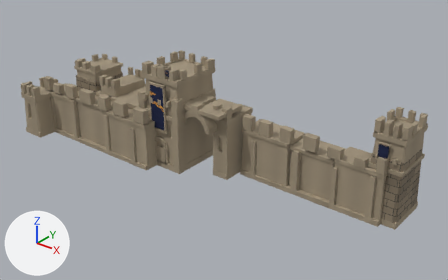
A saved change to the Blender file art-source/valoria/production/bastion-family-v1/BastionFamilyV1.blend.
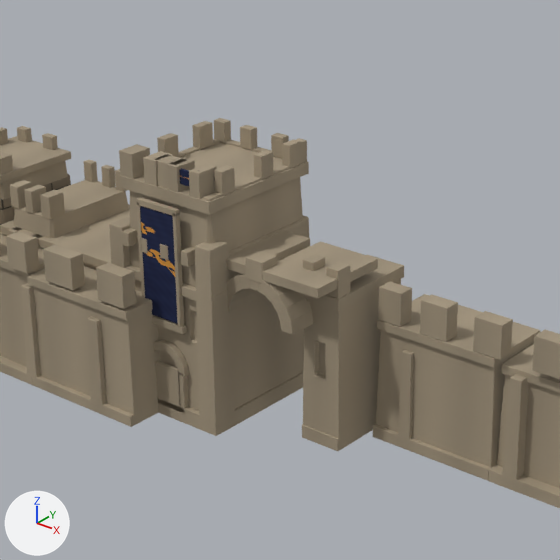
Each version appears first whole from a 50 mm camera at (32.2, -22.0, 33.0) aimed at (7.1, 9.4, 13.5), and next in a close-up on the part from 21% to 70% of the width and 2% to 79% of the height. Lighting does not change. The marker at lower left points along +X, +Y and +Z. The older version's two pictures come first.

Objects in the first close-up: 'BastionCurtainEast', 'BastionCurtainWest', 'BastionFarWestBlock', 'BastionGateLintel', 'BastionKeep', 'BastionLeftWing', 'BastionRightGatePillar'.
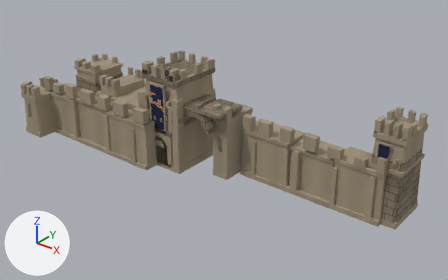
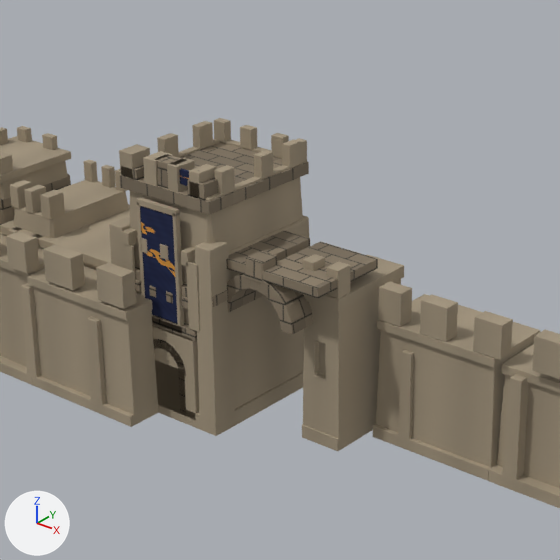
Location of each change, [x1, y1, x2, y2] in pixels of the close-ups (560 x 560 px; the box of a moved part takes in the faces that stretch with it):
part 1 of me_bastionkeep_deepfoundation_authored, moved or reshaped (not visible afterwards)
    before: [155, 361, 181, 412]
part 2 of me_bastionkeep_deepfoundation_authored, added
    after: [135, 279, 141, 292]
part 3 of me_bastionkeep_deepfoundation_authored, added
    after: [149, 286, 156, 298]
part 4 of me_bastionkeep_deepfoundation_authored, added
    after: [166, 291, 173, 303]
part 5 of me_bastionkeep_deepfoundation_authored, added
    after: [182, 296, 188, 309]
part 6 of me_bastionkeep_deepfoundation_authored, added
    after: [121, 165, 144, 180]
part 7 of me_bastionkeep_deepfoundation_authored, added (brown)
    after: [187, 178, 218, 200]
part 8 of me_bastionkeep_deepfoundation_authored, added
    after: [122, 245, 136, 293]
part 9 of me_bastionkeep_deepfoundation_authored, added (brown)
    after: [186, 262, 200, 332]
part 10 of me_bastionkeep_deepfoundation_authored, moved or reshaped
    before: [171, 348, 189, 413]
    after: [152, 316, 197, 415]
part 11 of me_bastionkeep_deepfoundation_authored, recoloured
    before: [153, 340, 180, 359]
    after: [160, 339, 186, 376]
part 12 of me_bastionkeep_deepfoundation_authored, recoloured (brown)
    after: [152, 325, 199, 420]
part 13 of me_bastionkeep_deepfoundation_authored, recoloured
    before: [119, 142, 309, 352]
    after: [119, 142, 309, 368]
part 14 of me_bastiongatelintel_voussoir0_authored, recoloured (darker)
    both: [227, 274, 313, 334]
part 15 of me_bastiongatelintel_voussoir0_authored, recoloured (darker)
    both: [226, 231, 378, 298]

What changed in the scene script:
```text
Change me_bastionkeep_deepfoundation_authored:
    remove me_bastionkeep_deepfoundation_authored.from_pydata(...)  # 2968 vertices, 5744 faces; spans x -3.88..0.02, y -1.73..2.97, z 0.0..7.6
    add me_bastionkeep_deepfoundation_authored.from_pydata(...)  # 3696 vertices, 7148 faces; spans x -3.88..0.02, y -1.73..2.97, z 0.0..7.6
    me_bastionkeep_deepfoundation_authored part 1: the loose piece of 56 vertices spanning x -2.52..-1.32, y -1.73..-1.63, z 0.32..1.64 is scaled about its middle by (0.194, 3.46, 0.221), then moved by (-1.54, 0.12, 2.85), in mat_eldoria_bastion_hero_masonry
    me_bastionkeep_deepfoundation_authored part 2: the loose piece of 56 vertices spanning x -2.66..-2.54, y -1.73..-1.57, z 3.02..6.4 is copied, and the copy is scaled about its middle by (2.08, 2.19, 0.0862), then moved by (-0.26, 0.09, -0.88), in mat_eldoria_bastion_hero_masonry; it spans x -2.98..-2.74, y -1.73..-1.39, z 3.68..3.98
    me_bastionkeep_deepfoundation_authored part 3: the loose piece of 56 vertices spanning x -2.66..-2.54, y -1.73..-1.57, z 3.02..6.4 is copied, and the copy is scaled about its middle by (2.08, 2.19, 0.0862), then moved by (0.38, 0.09, -0.88), in mat_eldoria_bastion_hero_masonry; it spans x -2.34..-2.1, y -1.73..-1.39, z 3.68..3.98
    me_bastionkeep_deepfoundation_authored part 4: the loose piece of 56 vertices spanning x -1.3..-1.18, y -1.73..-1.57, z 3.02..6.4 is copied, and the copy is scaled about its middle by (2.08, 2.19, 0.0862), then moved by (-0.34, 0.09, -0.88), in mat_eldoria_bastion_hero_masonry; it spans x -1.7..-1.46, y -1.73..-1.39, z 3.68..3.98
    me_bastionkeep_deepfoundation_authored part 5: the loose piece of 56 vertices spanning x -1.3..-1.18, y -1.73..-1.57, z 3.02..6.4 is copied, and the copy is scaled about its middle by (2.08, 2.19, 0.0862), then moved by (0.26, 0.09, -0.88), in mat_eldoria_bastion_hero_masonry; it spans x -1.1..-0.86, y -1.73..-1.39, z 3.68..3.98
    me_bastionkeep_deepfoundation_authored part 6: the loose piece of 56 vertices spanning x -3.54..-3.05, y -1.43..-0.73, z 6.85..7.6 is copied, and the copy is scaled about its middle by (1.24, 0.797, 0.797), then moved by (0.09, -0.07, -0.35), in mat_eldoria_bastion_hero_masonry; it spans x -3.52..-2.9, y -1.43..-0.87, z 6.58..7.18
    me_bastionkeep_deepfoundation_authored part 7: the loose piece of 56 vertices spanning x -0.92..-0.56, y -1.43..-0.73, z 6.85..7.6 is copied, and the copy is scaled about its middle by (1.7, 0.799, 0.933), then moved by (0.05, -0.07, -0.26), in mat_eldoria_bastion_hero_masonry; it spans x -1.0..-0.38, y -1.43..-0.87, z 6.62..7.32
    me_bastionkeep_deepfoundation_authored part 8: the loose piece of 56 vertices spanning x -2.58..-1.26, y -1.71..-1.62, z 3.1..6.28 is copied, and the copy is scaled about its middle by (0.294, 0.95, 0.598), then moved by (-1.22, -0.02, -0.64), in mat_eldoria_bastion_shadow; it spans x -3.34..-2.95, y -1.73..-1.65, z 3.1..5.0
    me_bastionkeep_deepfoundation_authored part 9: the loose piece of 56 vertices spanning x -2.58..-1.26, y -1.71..-1.62, z 3.1..6.28 is copied, and the copy is scaled about its middle by (0.294, 0.95, 0.623), then moved by (1.25, -0.02, -0.6), in mat_eldoria_bastion_shadow; it spans x -0.87..-0.48, y -1.73..-1.65, z 3.1..5.08
    me_bastionkeep_deepfoundation_authored part 10: 506 vertices moved from x -2.74..-1.1, y -1.73..-1.54, z 0.32..2.33 to x -3.18..-0.64, y -1.73..-1.43, z 0.24..3.06; 110 vertices removed from x -1.64..-1.1, y -1.73..-1.54, z 0.32..2.23; 110 vertices added at x -3.18..-0.64, y -1.73..-1.43, z 0.28..2.75
    me_bastionkeep_deepfoundation_authored part 11: 529 faces spanning x -2.72..-1.04, y -1.73..-1.53, z 0.28..2.43 switch from mat_eldoria_bastion_warm to mat_eldoria_bastion_hero_masonry
    me_bastionkeep_deepfoundation_authored part 12: 60 faces spanning x -3.08..-0.74, y -1.73..-1.49, z 0.24..2.82 switch from mat_eldoria_bastion_trim to mat_eldoria_bastion_face
    me_bastionkeep_deepfoundation_authored part 13: 656 faces spanning x -3.86..0.01, y -1.73..2.85, z 1.73..7.6 switch from mat_eldoria_bastion_trim to mat_eldoria_bastion_hero_masonry
    other edits to the shape of me_bastionkeep_deepfoundation_authored do not show in these pictures
Change me_bastiongatelintel_voussoir0_authored:
    where me_bastiongatelintel_voussoir0_authored.from_pydata(...)  # 840 vertices, 1624 faces; spans x -1.12..3.16, y -1.08..1.55, z 3.6..5.4
    me_bastiongatelintel_voussoir0_authored part 14: all 1080 faces that had it switch from mat_eldoria_bastion_warm to mat_eldoria_bastion_hero_masonry
    me_bastiongatelintel_voussoir0_authored part 15: all 544 faces that had it switch from mat_eldoria_bastion_trim to mat_eldoria_bastion_hero_masonry
```
